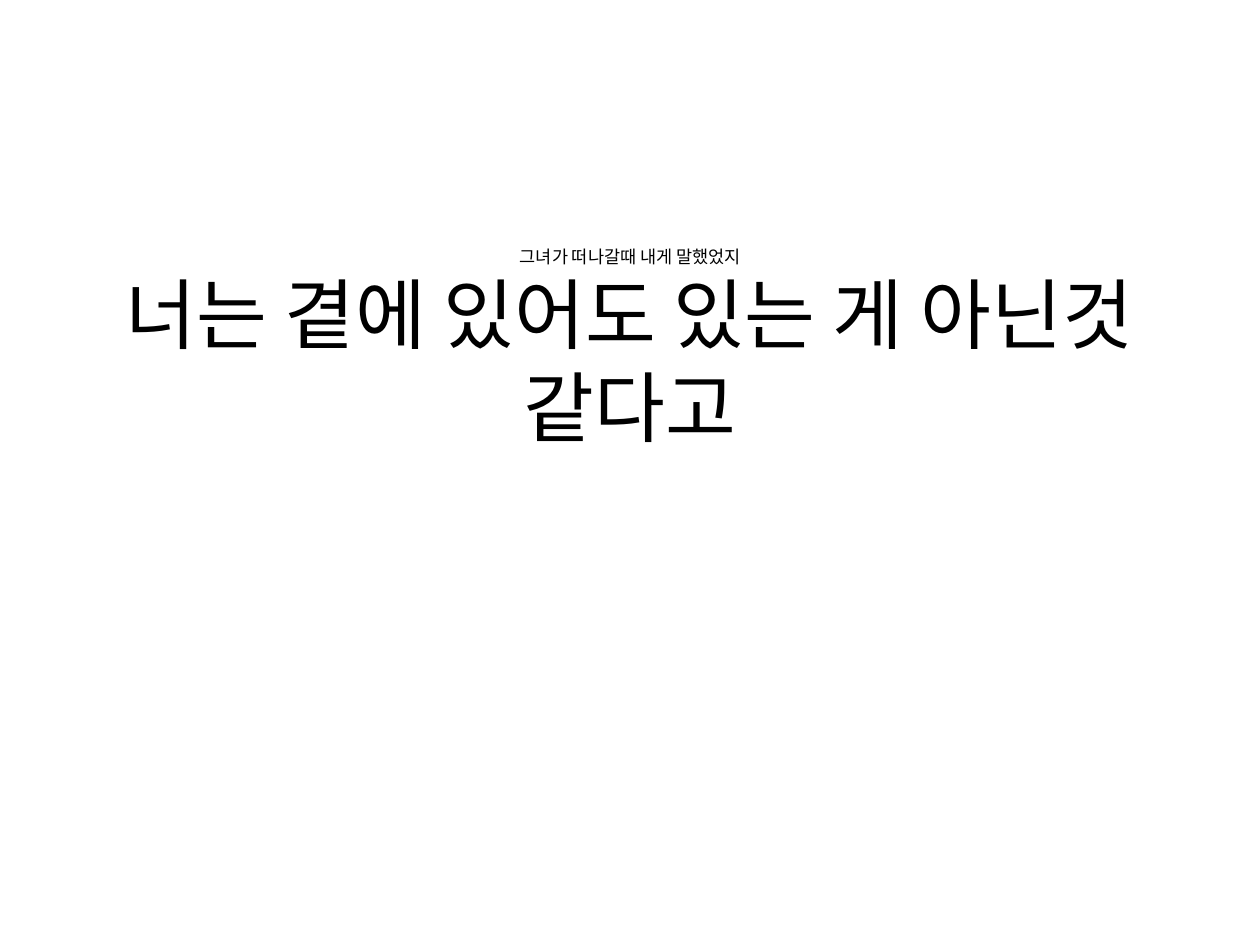
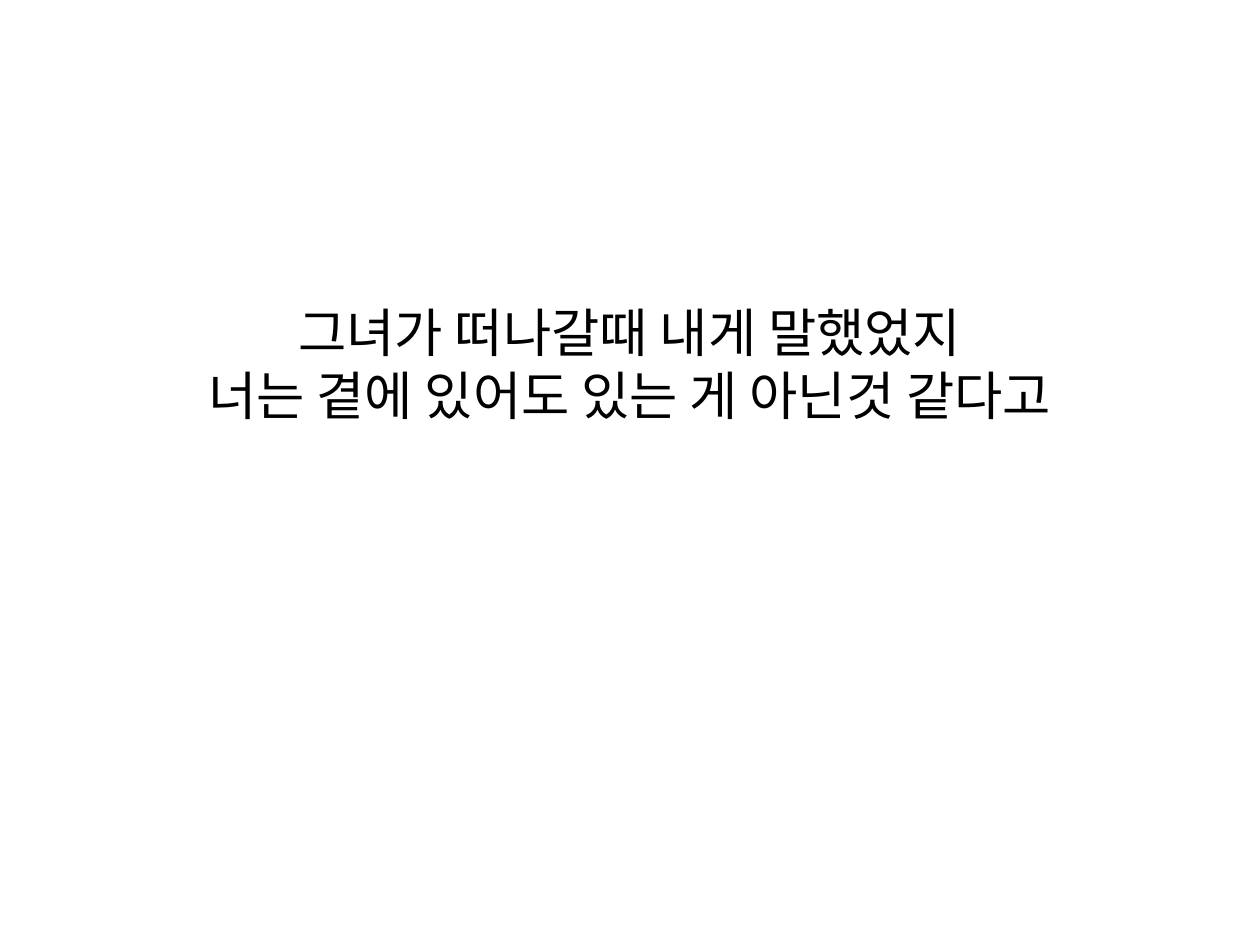
Before and after one commit to everydayday/pptTransform, a slide deck: slide 11 of Slide/add all slides1.pptx. Drawn at 1260x945 pixels with LibreOffice and Linux fonts; fonts in the diff are those of the drawing. Boxes give left, top, right and bottom in pixels: in the first picture for what was removed or moved away, otherwise in the second. Text is boxed around its words. In the diff, an @@ line names an element or a change of style, - is before the commit and + after.

```diff
--- a/Slide/add all slides1.pptx
+++ b/Slide/add all slides1.pptx
@@ title at [208,308,1051,419]: text changed; size 44 to 30 pt; font Calibri to Noto Sans CJK KR @@
-그녀가 떠나갈때 내게 말했었지
-너는 곁에 있어도 있는 게 아닌것 같다고
+그녀가 떠나갈때 내게 말했었지
+너는 곁에 있어도 있는 게 아닌것 같다고
```
Also in this commit, not shown: 39 other slides changed, 3 other files.
